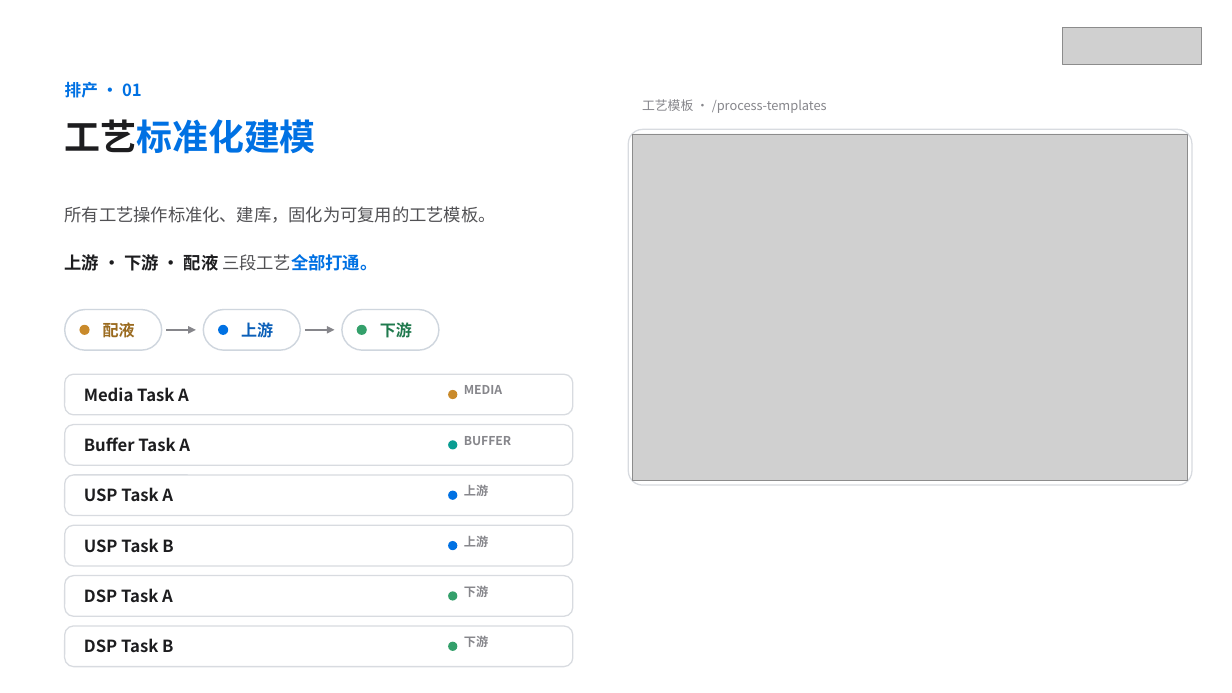
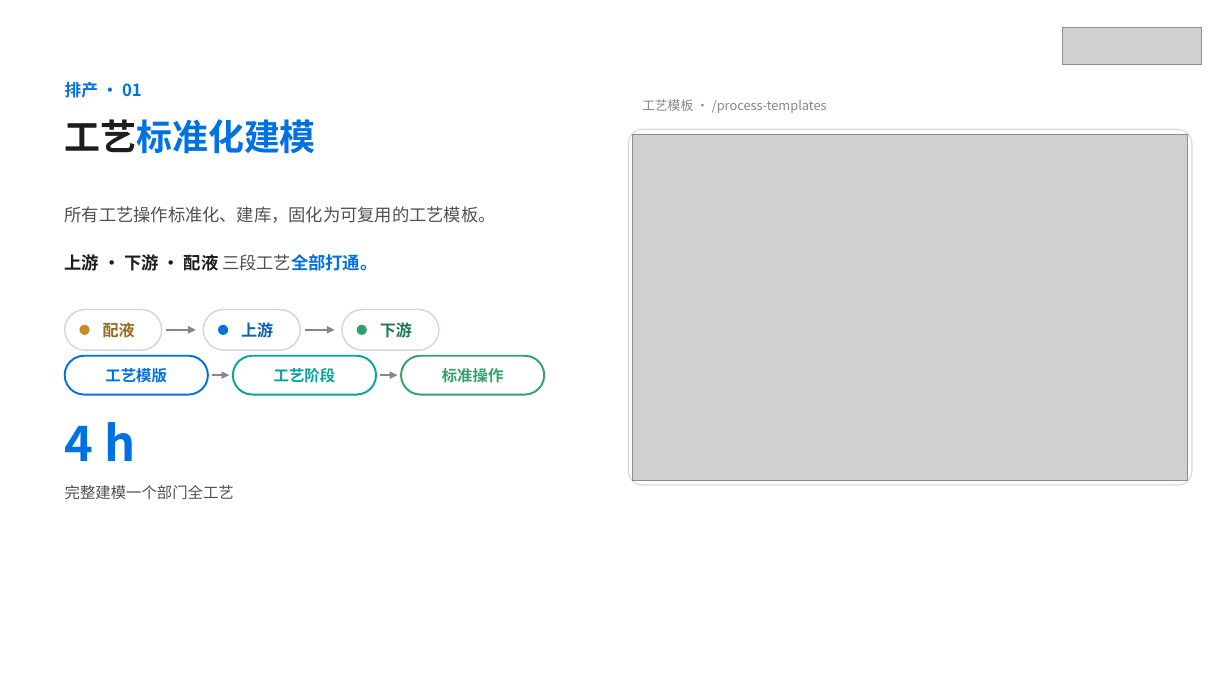
Before and after one commit to zfy951184449-stack/ccaps22, a slide deck: slide 1 of docs/highlights_deck/paichan_editable.pptx. Drawn at 1232x693 pixels with LibreOffice and Linux fonts; fonts in the diff are those of the drawing; grey boxes stand for pictures. Boxes give left, top, right and bottom in pixels: in the first picture for what was removed or moved away, otherwise in the second. Text is boxed around its words. In the diff, an @@ line names an element or a change of style, - is before the commit and + after.

```diff
--- a/docs/highlights_deck/paichan_editable.pptx
+++ b/docs/highlights_deck/paichan_editable.pptx
@@ rounded rectangle added at <box>65,356,208,395</box>, fill #FFFFFF, outline #0071E3 1.5 pt, 12 pt, text #0071E3, bold @@
+工艺模版
@@ rounded rectangle added at <box>233,356,376,395</box>, fill #FFFFFF, outline #06A59A 1.5 pt, 12 pt, text #06A59A, bold @@
+工艺阶段
@@ rounded rectangle added at <box>401,356,544,395</box>, fill #FFFFFF, outline #34A06B 1.5 pt, 12 pt, text #34A06B, bold @@
+标准操作
@@ rounded rectangle removed at <box>65,374,573,415</box> @@
-Media Task A
@@ arrow added from (212, 375) to (229, 375), #86868B 1.3 pt @@
@@ arrow added from (380, 375) to (397, 375), #86868B 1.3 pt @@
@@ text removed at <box>464,385,502,394</box> @@
-MEDIA
@@ ellipse removed at <box>448,390,457,399</box> @@
@@ rounded rectangle removed at <box>65,424,573,465</box> @@
-Buffer Task A
@@ text added at <box>65,422,136,461</box>, 38 pt, text #0071E3, bold @@
+4 h
@@ ellipse removed at <box>448,440,457,449</box> @@
@@ text removed at <box>464,436,511,445</box> @@
-BUFFER
@@ rounded rectangle removed at <box>65,475,573,516</box> @@
-USP Task A
@@ text added at <box>65,485,234,499</box>, 12 pt, text #515154 @@
+完整建模一个部门全工艺
@@ ellipse removed at <box>448,491,457,500</box> @@
@@ text removed at <box>464,485,488,496</box> @@
-上游
@@ rounded rectangle removed at <box>65,525,573,566</box> @@
-USP Task B
@@ text removed at <box>464,536,488,547</box> @@
-上游
@@ ellipse removed at <box>448,542,457,551</box> @@
@@ rounded rectangle removed at <box>65,576,573,616</box> @@
-DSP Task A
@@ ellipse removed at <box>448,592,457,601</box> @@
@@ text removed at <box>464,586,488,597</box> @@
-下游
@@ rounded rectangle removed at <box>65,626,573,666</box> @@
-DSP Task B
@@ ellipse removed at <box>448,641,457,651</box> @@
@@ text removed at <box>464,636,488,647</box> @@
-下游
```
Also in this commit, not shown: 20 other files.
